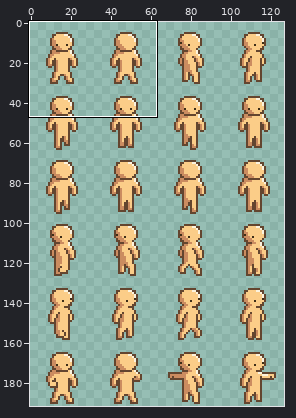
File history of a pixel-art file, Assets/Content/Races/human_light/human_light.ase. Above, an overview of the earlier version with the close-up marked.
Close-up. As it was:
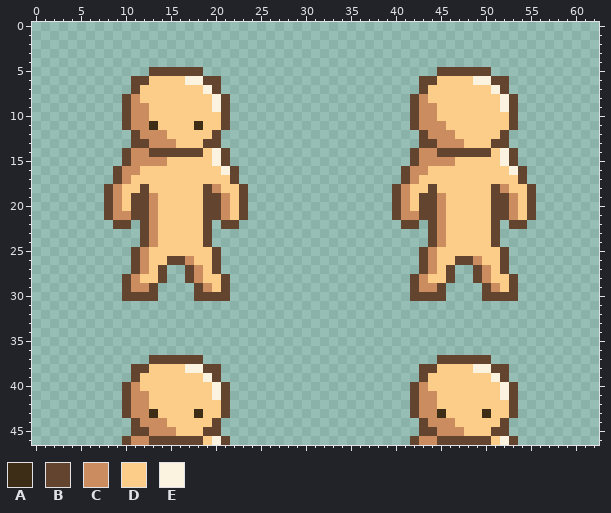
128x192 pixels, 1 frame. Shown: x 0..62, y 0..46. The wide view leaves out empty margins. The commit also changed other parts of the picture, which this record leaves out.
Visible layers, top first: "Layer 1", "Layer".
Palette (. is transparent): A #3d2d17  B #63452f  C #cb8c60  D #fbcd88  E #fbf3df
Pixels before (only the part around the change), first column x 0:
 0 ...............................................................
 1 ...............................................................
 2 ...............................................................
 3 ...............................................................
 4 ...............................................................
 5 .............BBBBBB..........................BBBBBB............
 6 ...........BBDDDDEEBB......................BBDDDDEEBB..........
 7 ...........BDDDDDDDEB......................BDDDDDDDEB..........
 8 ..........BCDDDDDDDDEB....................BCDDDDDDDDEB.........
 9 ..........BCCDDDDDDDEB....................BCCDDDDDDDEB.........
10 ..........BCCDDDDDDDDB....................BCCDDDDDDDDB.........
11 ..........BCCADDDDADDB....................BCCCDDDDDDDB.........
12 ...........BCCCDDDDDB......................BCCCDDDDDB..........
13 ...........BBCCCDDDBB......................BBCCCDDDBB..........
14 ..........BCCBBBBBBDEB....................BCCBBBBBBDEB.........
15 ..........BCCCCDDDDDEB....................BCCCCDDDDDEB.........
16 .........BCCDDDDDDDDDEB..................BCCDDDDDDDDDEB........
17 .........BCDDDDDDDDDDDB..................BCDDDDDDDDDDDB........
18 ........BCDDBDDDDDDBCDDB................BCDDBDDDDDDBCDDB.......
19 ........BCDBBCDDDDDBBCDB................BCDBBCDDDDDBBCDB.......
20 ........BCDBBCDDDDDBBCDB................BCDBBCDDDDDBBCDB.......
21 ........BCCBBCDDDDDBBCDB................BCCBBCDDDDDBBCDB.......
22 .........BB.BCDDDDDB.BB..................BB.BCDDDDDB.BB........
23 ............BCDDDDDB........................BCDDDDDB...........
24 ............BCDDDDDB........................BCDDDDDB...........
25 ...........BCDDDDDDDB......................BCDDDDDDDB..........
26 ...........BCDDBBCDDB......................BCDDBBCDDB..........
27 ...........BCDB..BCDB......................BCDB..BCDB..........
28 ..........BCDDB..BCDDB....................BCDDB..BCDDB.........
29 ..........BCCB....BCDB....................BCCB....BCDB.........
30 ..........BBBB....BBBB....................BBBB....BBBB.........
31 ...............................................................
32 ...............................................................
33 ...............................................................
34 ...............................................................
35 ...............................................................
36 ...............................................................
37 .............BBBBBB..........................BBBBBB............
38 ...........BBDDDDEEBB......................BBDDDDEEBB..........
39 ...........BDDDDDDDEB......................BDDDDDDDEB..........
40 ..........BCDDDDDDDDEB....................BCDDDDDDDDEB.........
41 ..........BCCDDDDDDDEB....................BCCDDDDDDDEB.........
42 ..........BCCDDDDDDDDB....................BCCDDDDDDDDB.........
43 ..........BCCADDDDADDB....................BCCADDDDADDB.........
44 ...........BCCCDDDDDB......................BCCCDDDDDB..........
45 ...........BBCCCDDDBB......................BBCCCDDDBB..........
46 ..........BCCBBBBBBDEB....................BCCBBBBBBDEB.........
And afterwards:
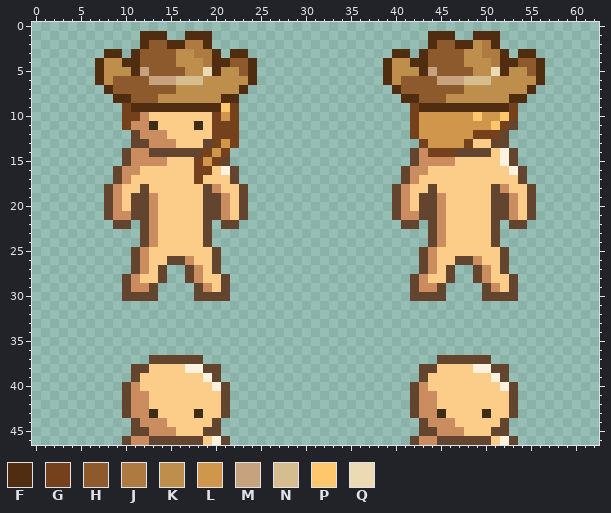
Colours new in this view: F #502c11  G #75411d  H #8d5a2e  J #af7942  K #be8e4d  L #cf964c  M #c6a27f  N #d5bd8f  P #ffc76b  Q #ecdab4
The exact change:
layer "Layer 2" now shown
layer "Layer 3" added
Changed rows in their new state; - is an unchanged pixel.
Layers "Layer 3", "Layer 2", "Layer 1":
first column x 7:
 1 -----FFF--FFF------------------------FFF--FFF-----
 2 -----FHHFFJJF------------------------FHHFFKJF-----
 3 -FF-FHHHHKKJJF-FF----------------FF-FHHHHKKJJF-FF-
 4 FKKFFHHHHKKKJFFHHF--------------FKKFFHHHHKKKJFFHHF
 5 FKKKFMHHHHKKQFKKHF--------------FKKKFMHHHHKKQFKKHF
 6 FKHHHHMMMNNNKKKKKF--------------FKHHHHMMMNNNKKKKKF
 7 -FHHHHHHHKKKKKKKF----------------FHHHHHHHKKKKKKKF-
 8 --FFHHHKKKKKKKFF------------------FFHHHKKKKKKKFF--
 9 ---GFFFFFFFFFFPG-------------------GFFFFFFFFFFG---
10 ---GG--------GLG-------------------GLLLLLLPLLPG---
11 ---G---------GGG-------------------GLLLLLLLLPG----
12 -------------GGG-------------------GLLLLLLGGG-----
13 -------------GLG--------------------GLLLLG--------
14 ------------GLG----------------------GGG----------
15 -----------GLG------------------------------------
16 -----------GG-------------------------------------
17 -----------G--------------------------------------
first column x 20:
41 D-------------------------------D
Pixel boxes of the changes (left, top, right, bottom) in both close-ups:
changed: (95, 31, 257, 184)
changed: (383, 31, 545, 157)
changed: (212, 391, 221, 400)
changed: (500, 391, 509, 400)
